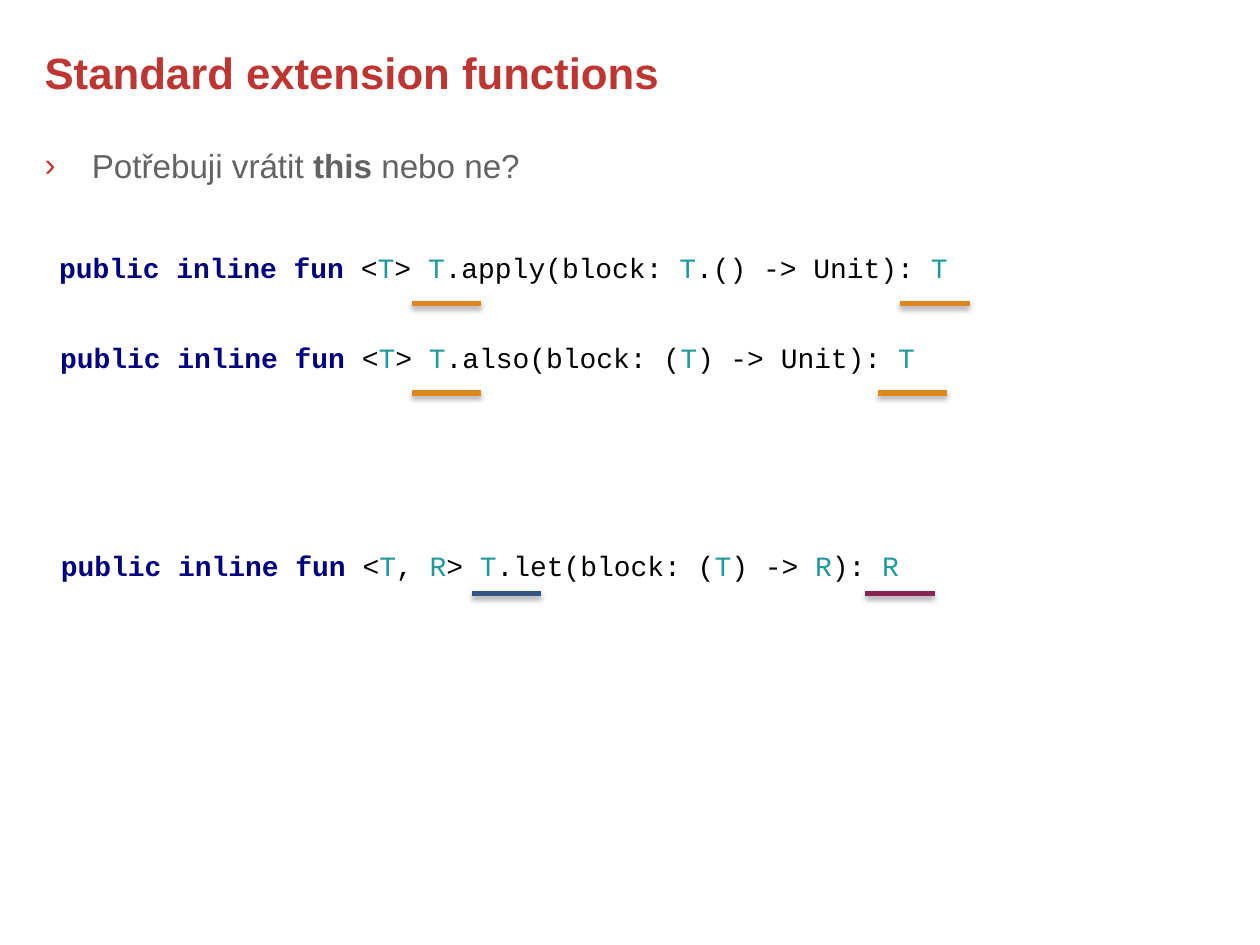
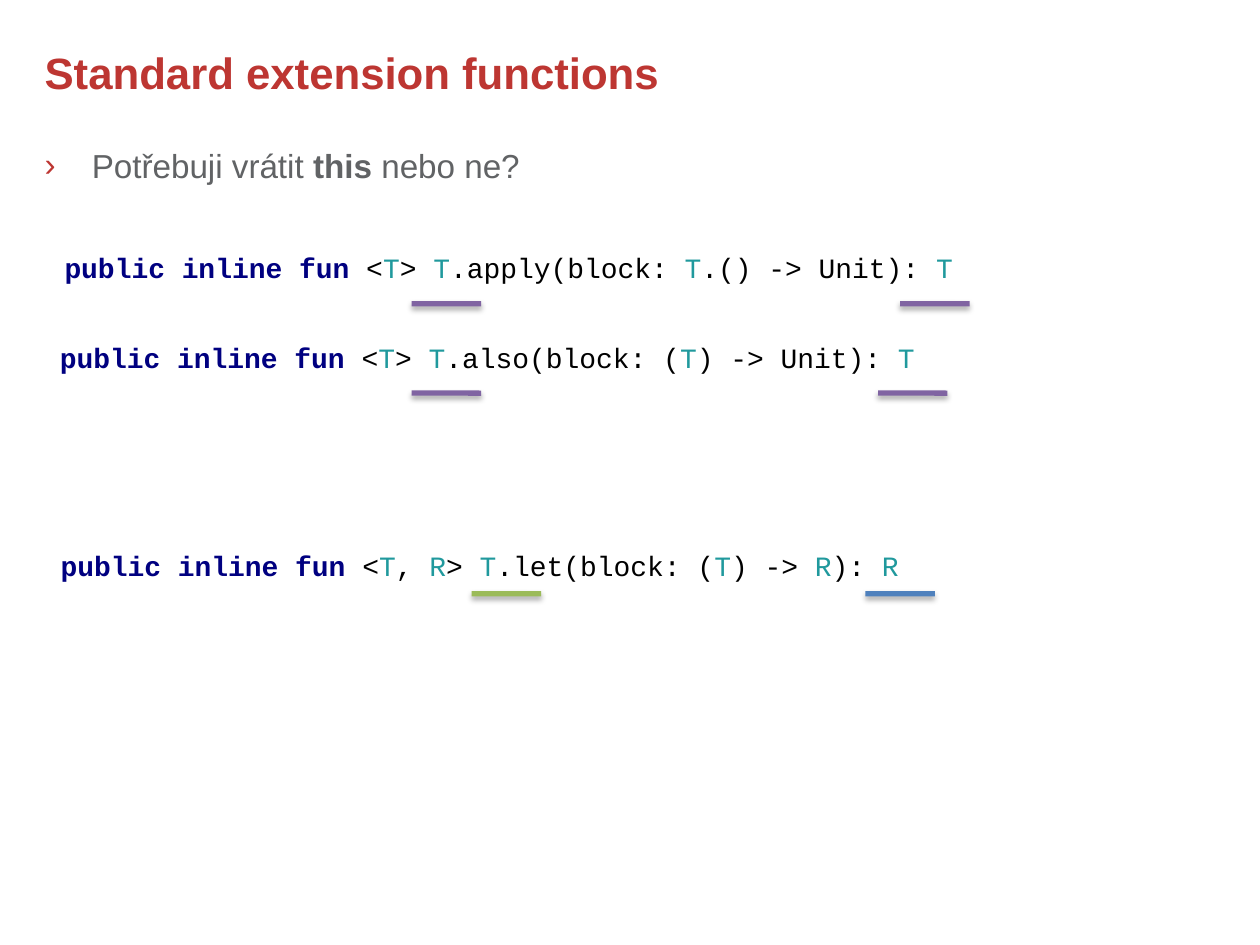
Before and after one commit to rokusjar/KotlinSkoleni, a slide deck: slide 8 of slides/Kotlin - 4. Standard Extension Functions.pptx. Drawn at 1260x945 pixels with LibreOffice and Linux fonts; fonts in the diff are those of the drawing; background and template pictures are left out. Boxes give left, top, right and bottom in pixels: in the first picture for what was removed or moved away, otherwise in the second. Text is boxed around its words. In the diff, an @@ line names an element or a change of style, - is before the commit and + after.

```diff
--- a/slides/Kotlin - 4. Standard Extension Functions.pptx
+++ b/slides/Kotlin - 4. Standard Extension Functions.pptx
@@ text "public inline fun <T> T.apply(block: ...": place and size @@
-text "public inline fun <T> T.apply(block: ..." at (59, 258, 948, 284)
+text "public inline fun <T> T.apply(block: ..." at (65, 258, 953, 284)
@@ line (412, 304) - (481, 304): stroke #DE8721 3 pt to #8064A2 3 pt @@
@@ line (900, 304) - (969, 304): stroke #DE8721 3 pt to #8064A2 3 pt @@
@@ line (412, 393) - (481, 393): stroke #DE8721 3 pt to #8064A2 3 pt @@
@@ line (878, 393) - (948, 393): stroke #DE8721 3 pt to #8064A2 3 pt @@
@@ line (471, 593) - (541, 593): stroke #325584 3 pt to #9BBB59 3 pt @@
@@ line (866, 593) - (935, 593): stroke #882554 3 pt to #4F81BD 3 pt @@
```
Also in this commit, not shown: 9 other slides changed, 1 slide added, 2 slides removed.
